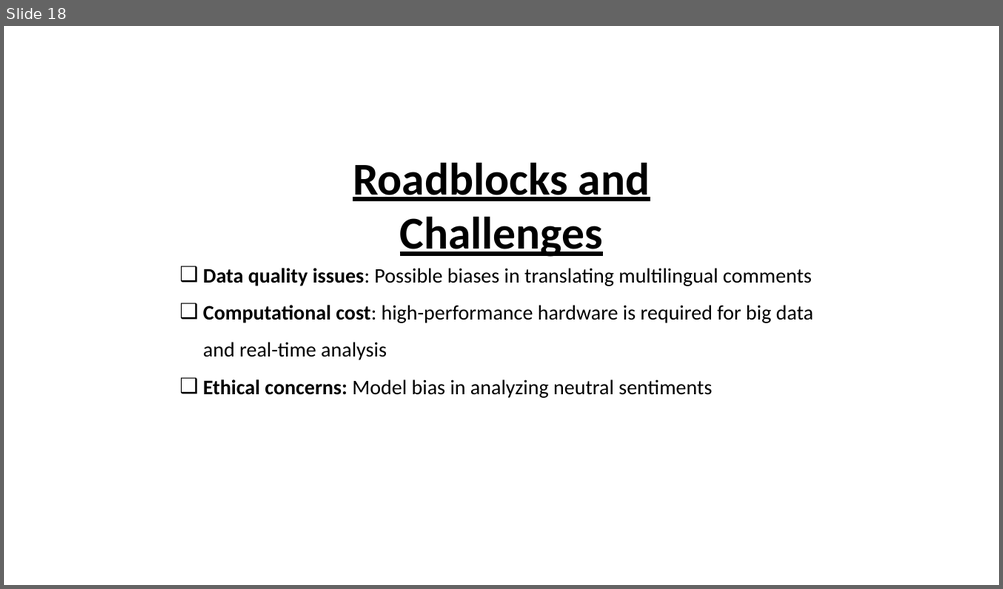
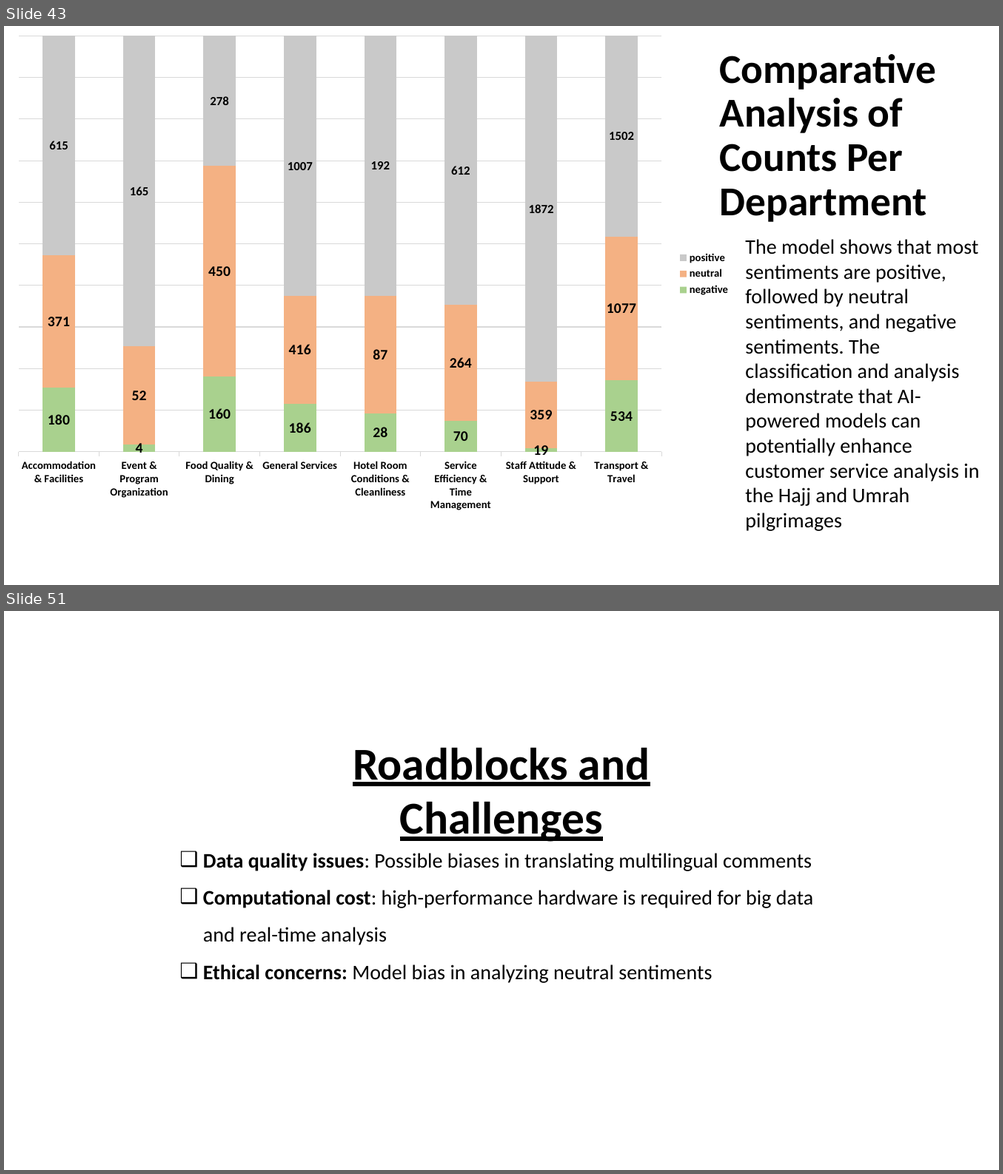
Before and after one commit to AllanDS-coder/pilgrim-sentiment-analysis, a slide deck: AI-Driven Analysis of Pilgrim Experiences Enhancing Hajj and Umrah Services Through Smart Data Insigh.pptx. Shown one above the other, each under a label of ours: slide 18 before the commit, slides 43 and 51 after it; the slides between them are not shown. The pictures are 1003x589 and 1003x1174 pixels, drawn with LibreOffice and Linux fonts; fonts in the diff are those of the drawing; background and template pictures are left out. Boxes give left, top, right and bottom in pixels: in the first picture for what was removed or moved away, otherwise in the second. Text is boxed around its words. In the diff, an @@ line names an element or a change of style, - is before the commit and + after.

```diff
--- a/AI-Driven Analysis of Pilgrim Experiences Enhancing Hajj and Umrah Services Through Smart Data Insigh.pptx
+++ b/AI-Driven Analysis of Pilgrim Experiences Enhancing Hajj and Umrah Services Through Smart Data Insigh.pptx
@@ slide 43 added at bbox=[4, 26, 999, 585], background picture (left out) @@
@@ column stacked 100% chart added at bbox=[4, 26, 738, 522] @@
+categories: Accommodation & Facilities, Event & Program Organization, Food Quality & Dining, General Services, Hotel Room Conditions & Cleanliness, Service Efficiency & Time Management, Staff Attitude & Support, Transport & Travel
+negative: 180, 4, 160, 186, 28, 70, 19, 534
+neutral: 371, 52, 450, 416, 87, 264, 359, 1077
+positive: 615, 165, 278, 1007, 192, 612, 1872, 1502
@@ title added at bbox=[720, 54, 936, 222], 39.6 pt, text #000000, bold @@
+Comparative Analysis of Counts Per Department
@@ text added at bbox=[745, 239, 979, 531], 20 pt, text #000000 @@
+The model shows that most sentiments are positive, followed by neutral sentiments, and negative sentiments. The classification and analysis demonstrate that AI-powered models can potentially enhance customer service analysis in the Hajj and Umrah pilgrimages
@@ what was slide 18 is now slide 51 @@
```
Also in this commit, not shown: 12 slides changed, 37 other slides added, 3 slides removed, 1 other file.
